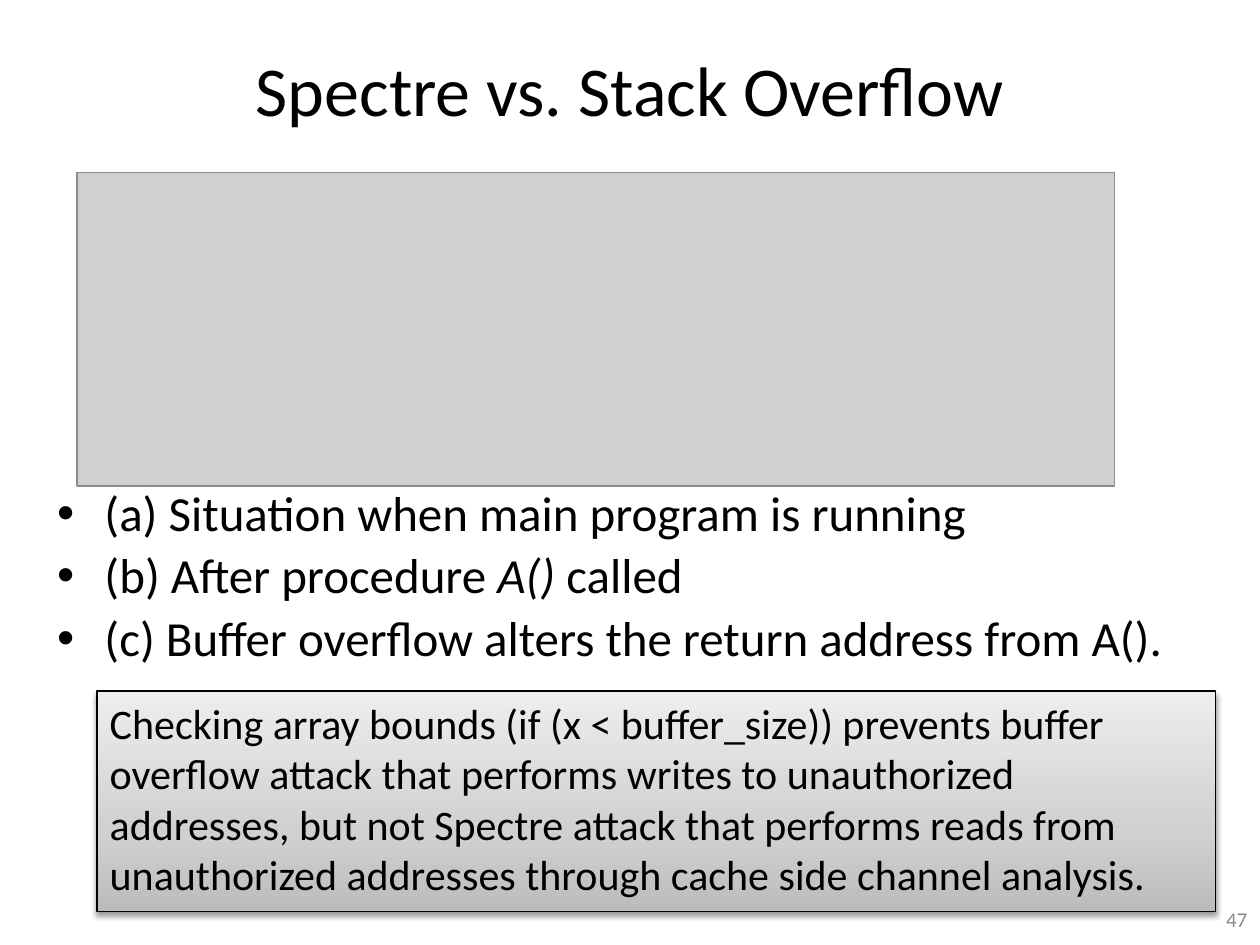
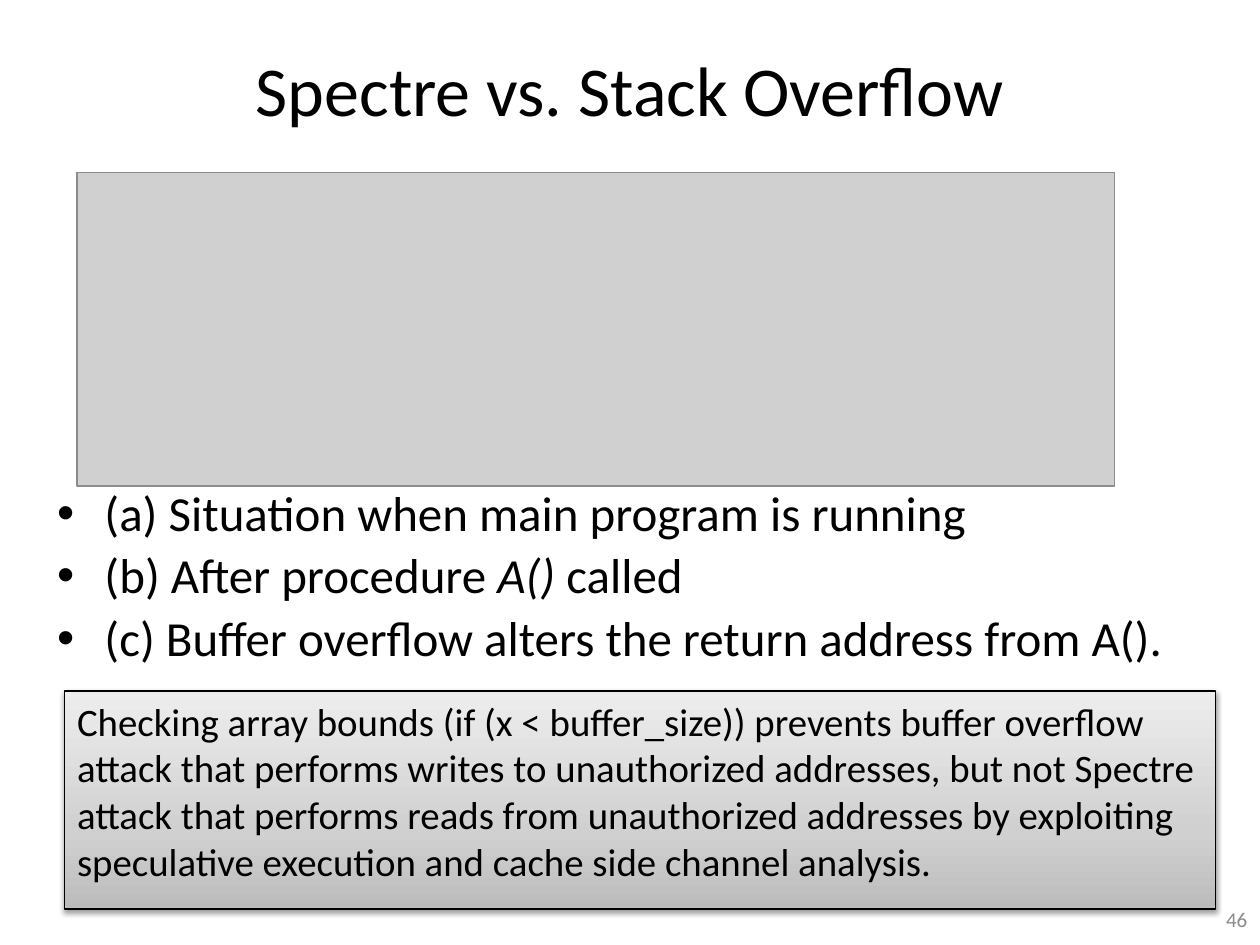
Before and after one commit to gulaoshi/gu.github.io, a slide deck: slide 46 of InfoSec/PPTs/Labs/Lab5-6-Meltdown&Spectre.pptx (slide 47 before the commit). Drawn at 1260x945 pixels with LibreOffice and Linux fonts; fonts in the diff are those of the drawing; grey boxes stand for pictures. Boxes give left, top, right and bottom in pixels: in the first picture for what was removed or moved away, otherwise in the second. Text is boxed around its words. In the diff, an @@ line names an element or a change of style, - is before the commit and + after.

```diff
--- a/InfoSec/PPTs/Labs/Lab5-6-Meltdown&Spectre.pptx
+++ b/InfoSec/PPTs/Labs/Lab5-6-Meltdown&Spectre.pptx
@@ rectangle "Checking array bounds (if (x ...": place and size @@
-rectangle "Checking array bounds (if (x ..." at [97,690,1216,911]
+rectangle "Checking array bounds (if (x ..." at [64,690,1215,908]
@@ text in rectangle at [77,708,1194,883]: text changed; size 24 to 22.2 pt @@
-Checking array bounds (if (x < buffer_size)) prevents buffer overflow attack that performs writes to unauthorized addresses, but not Spectre attack that performs reads from unauthorized addresses through cache side channel analysis.
+Checking array bounds (if (x < buffer_size)) prevents buffer overflow attack that performs writes to unauthorized addresses, but not Spectre attack that performs reads from unauthorized addresses by exploiting speculative execution and cache side channel analysis.
@@ page number at [1226,913,1247,927]: text changed @@
-47
+46
```
Also in this commit, not shown: 44 other slides changed, 1 slide removed.
